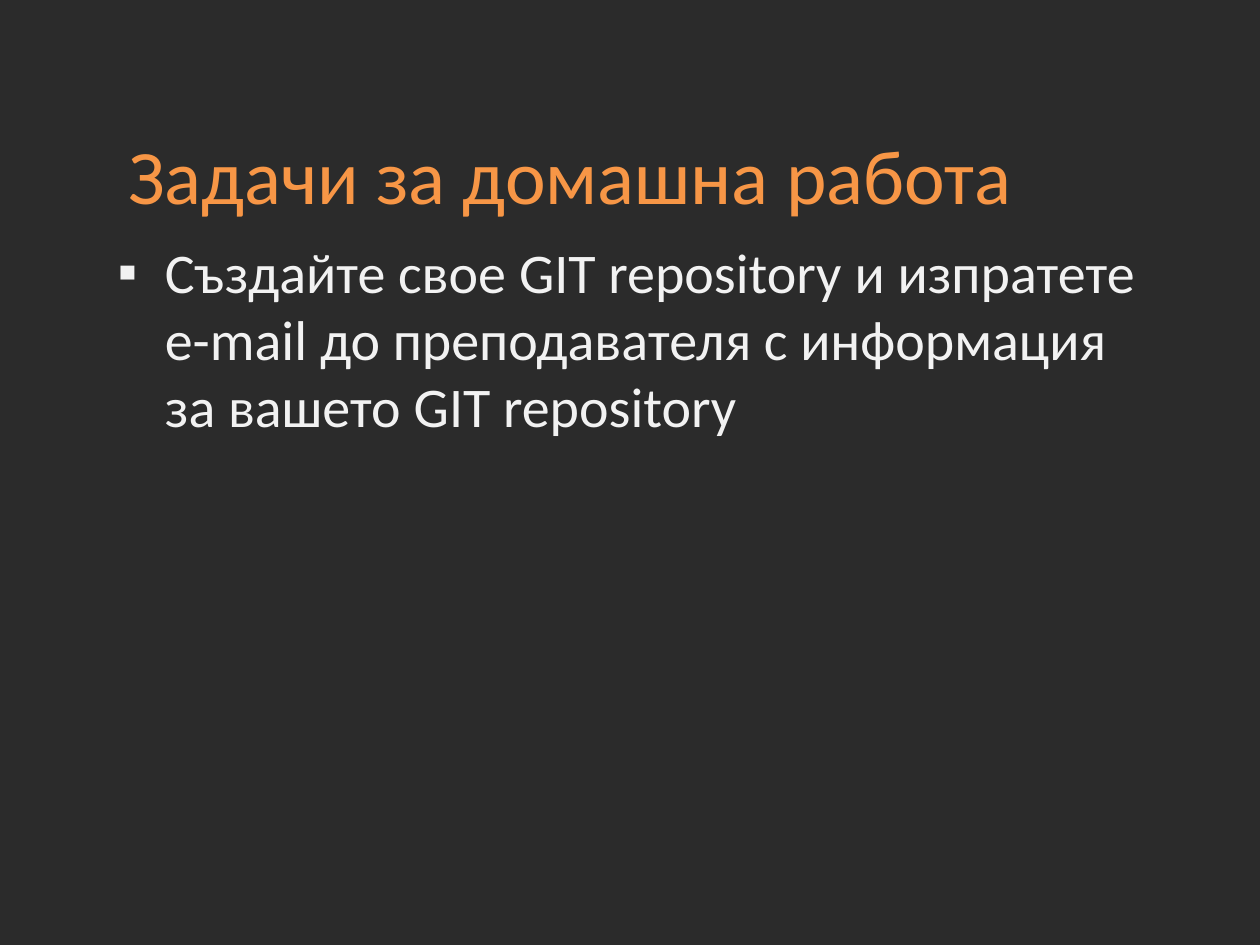
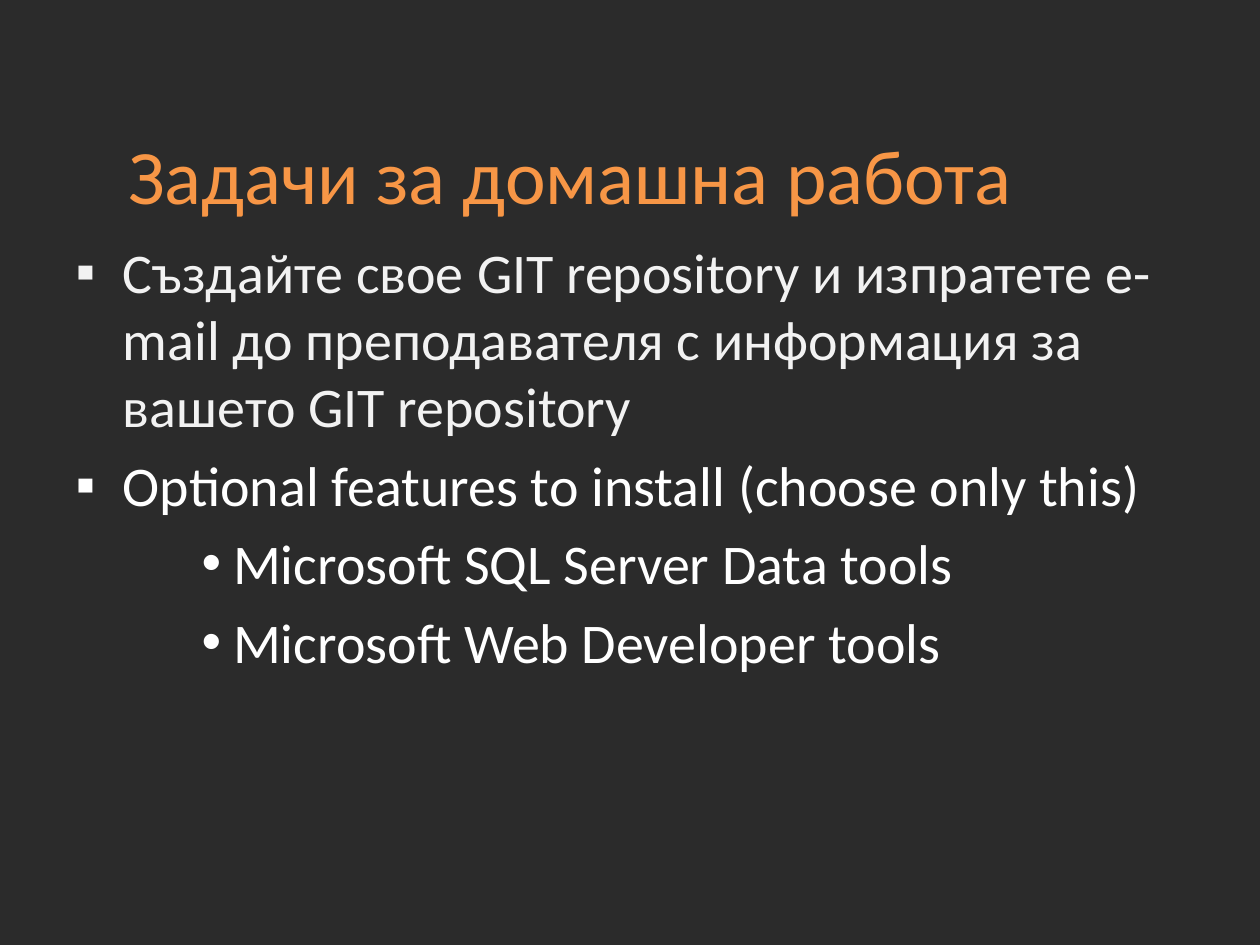
Before and after one commit to Academy-Soft-Intellect/Dot-Net-Course, a slide deck: slide 9 of 01-Version-Control-Systems.pptx. Drawn at 1260x945 pixels with LibreOffice and Linux fonts; fonts in the diff are those of the drawing; background and template pictures are left out; a plain dark background stands for a picture behind light text. Boxes give left, top, right and bottom in pixels: in the first picture for what was removed or moved away, otherwise in the second. Text is boxed around its words. In the diff, an @@ line names an element or a change of style, - is before the commit and + after.

Commit message:
Change in lecture 01

```diff
--- a/01-Version-Control-Systems.pptx
+++ b/01-Version-Control-Systems.pptx
@@ text "Създайте свое GIT repository и ...": place and size @@
-text "Създайте свое GIT repository и ..." at (165,254,1135,436)
+text "Създайте свое GIT repository и ..." at (123,254,1150,672)
@@ text at (123,465,1139,672): paragraphs added @@
+  ▪ Optional features to install (choose only this)
+    • Microsoft SQL Server Data tools
+    • Microsoft Web Developer tools
```
